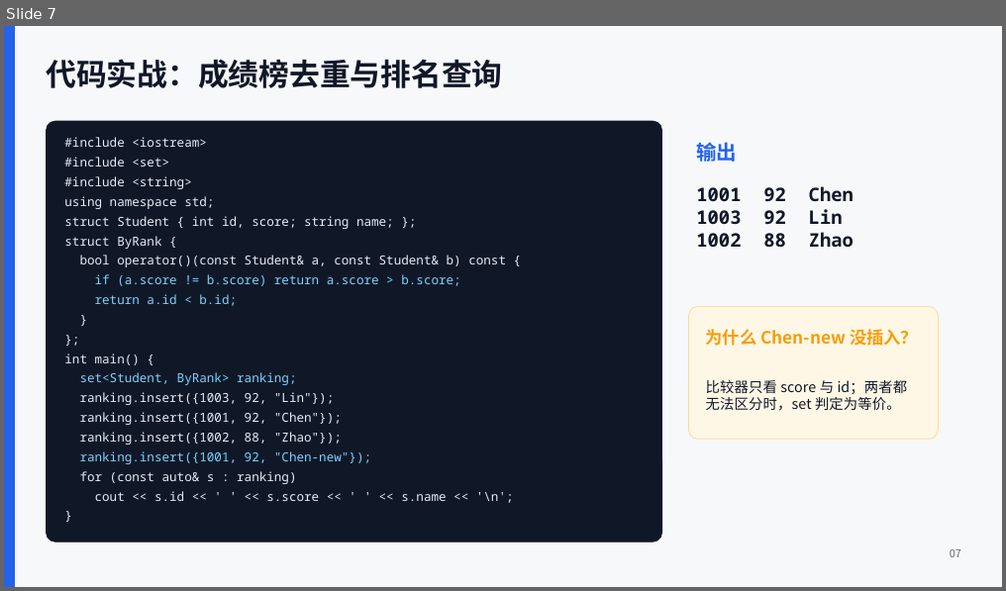
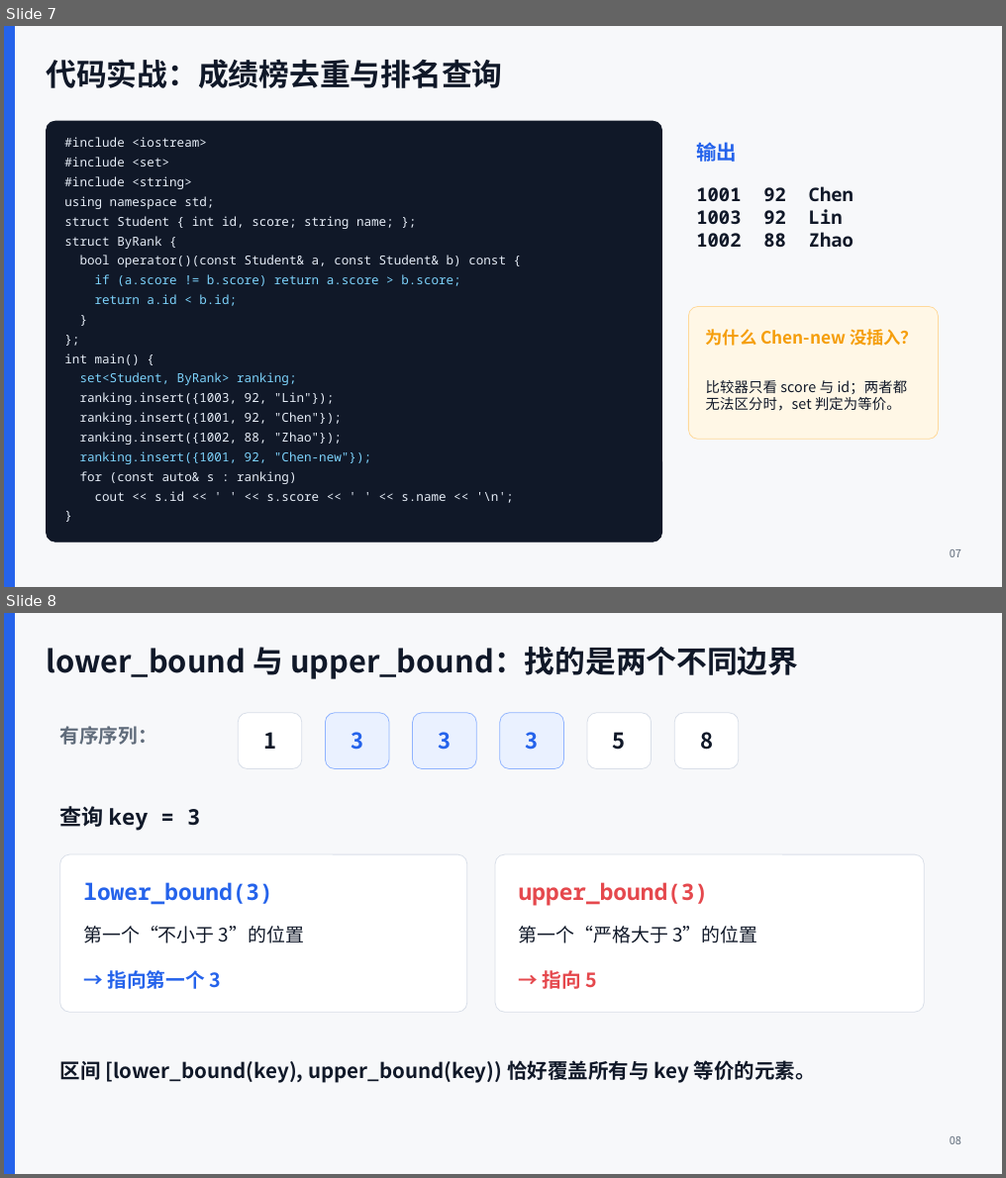
Before and after one commit to EinSpi/scripts, a slide deck: 软件科目一考试赋能_有序数据结构_set.pptx. Shown one above the other, each under a label of ours: slide 7 before the commit, slides 7 and 8 after it. The pictures are 1006x591 and 1006x1178 pixels, drawn with LibreOffice and Linux fonts; fonts in the diff are those of the drawing. Boxes give left, top, right and bottom in pixels: in the first picture for what was removed or moved away, otherwise in the second. Text is boxed around its words. In the diff, an @@ line names an element or a change of style, - is before the commit and + after.

```diff
--- a/软件科目一考试赋能_有序数据结构_set.pptx
+++ b/软件科目一考试赋能_有序数据结构_set.pptx
@@ slide 8 added at [4,613,1002,1174], background #F7F8FA @@
@@ rectangle added at [4,613,15,1174], fill #2563EB, outline #2563EB 0 pt @@
@@ text added at [47,647,798,679], 29.2 pt, text #101828, bold @@
+lower_bound 与 upper_bound：找的是两个不同边界
@@ text added at [60,726,157,745], 18.8 pt, text #5F6B7A, bold @@
+有序序列：
@@ rounded rectangle added at [238,713,301,768], fill #FFFFFF, outline #D8DEE8 0.75 pt @@
@@ rounded rectangle added at [325,713,389,768], fill #EAF1FF, outline #8FB3FF 0.75 pt @@
@@ rounded rectangle added at [413,713,476,768], fill #EAF1FF, outline #8FB3FF 0.75 pt @@
@@ rounded rectangle added at [500,713,563,768], fill #EAF1FF, outline #8FB3FF 0.75 pt @@
@@ rounded rectangle added at [587,713,650,768], fill #FFFFFF, outline #D8DEE8 0.75 pt @@
@@ rounded rectangle added at [675,713,739,768], fill #FFFFFF, outline #D8DEE8 0.75 pt @@
@@ text added at [263,732,276,749], 21 pt, text #101828, bold @@
+1
@@ text added at [350,732,363,750], 21 pt, text #2563EB, bold @@
+3
@@ text added at [438,732,450,750], 21 pt, text #2563EB, bold @@
+3
@@ text added at [526,732,539,750], 21 pt, text #2563EB, bold @@
+3
@@ text added at [613,732,626,750], 21 pt, text #101828, bold @@
+5
@@ text added at [700,732,713,750], 21 pt, text #101828, bold @@
+8
@@ text added at [60,806,200,831], 21 pt, text #101828, bold @@
+查询 key = 3
@@ rounded rectangle added at [60,855,467,1012], fill #FFFFFF, outline #D8DEE8 0.75 pt @@
@@ rounded rectangle added at [495,855,924,1012], fill #FFFFFF, outline #D8DEE8 0.75 pt @@
@@ text added at [83,882,273,905], 21.8 pt, text #2563EB, bold @@
+lower_bound(3)
@@ text added at [519,882,709,906], 21.8 pt, text #E5484D, bold @@
+upper_bound(3)
@@ text added at [83,926,304,944], 18 pt, text #101828 @@
+第一个“不小于 3”的位置
@@ text added at [519,926,757,944], 18 pt, text #101828 @@
+第一个“严格大于 3”的位置
@@ text added at [107,970,221,989], 18.8 pt, text #2563EB, bold @@
+→ 指向第一个 3
@@ text added at [543,970,598,989], 18.8 pt, text #E5484D, bold @@
+→ 指向 5
@@ text added at [60,1060,816,1083], 19.5 pt, text #101828, bold @@
+区间 [lower_bound(key), upper_bound(key)) 恰好覆盖所有与 key 等价的元素。
@@ text added at [949,1137,961,1145], 10.5 pt, text #5F6B7A @@
+08
```
Also in this commit, not shown: 1 slide changed, 2 other slides added.
